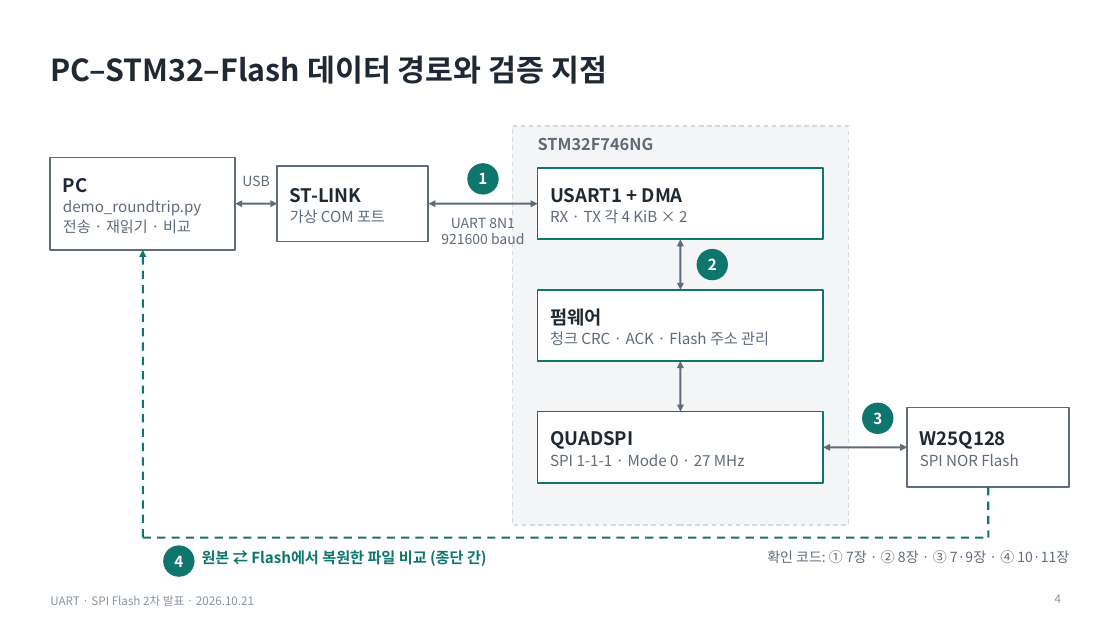
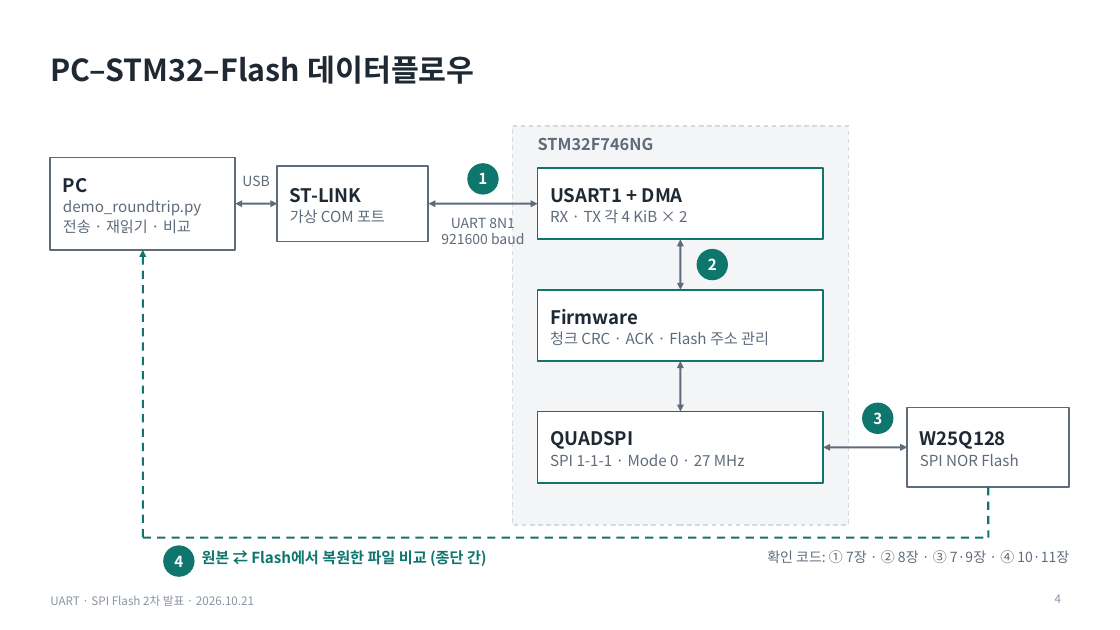
Before and after one commit to dazement/STM32-BMP-file-store-in-Flash-memory, a slide deck: slide 4 of presentation_oct20/output/UART_SPIFlash_2차발표_1021.pptx. Drawn at 1120x630 pixels with LibreOffice and Linux fonts; fonts in the diff are those of the drawing. Boxes give left, top, right and bottom in pixels: in the first picture for what was removed or moved away, otherwise in the second. Text is boxed around its words. In the diff, an @@ line names an element or a change of style, - is before the commit and + after.

```diff
--- a/presentation_oct20/output/UART_SPIFlash_2차발표_1021.pptx
+++ b/presentation_oct20/output/UART_SPIFlash_2차발표_1021.pptx
@@ title at [50,55,474,84]: text changed @@
-PC–STM32–Flash 데이터 경로와 검증 지점
+PC–STM32–Flash 데이터플로우
@@ text at [550,309,638,325]: text changed @@
-펌웨어
+Firmware
```
Also in this commit, not shown: 2 other slides changed.
